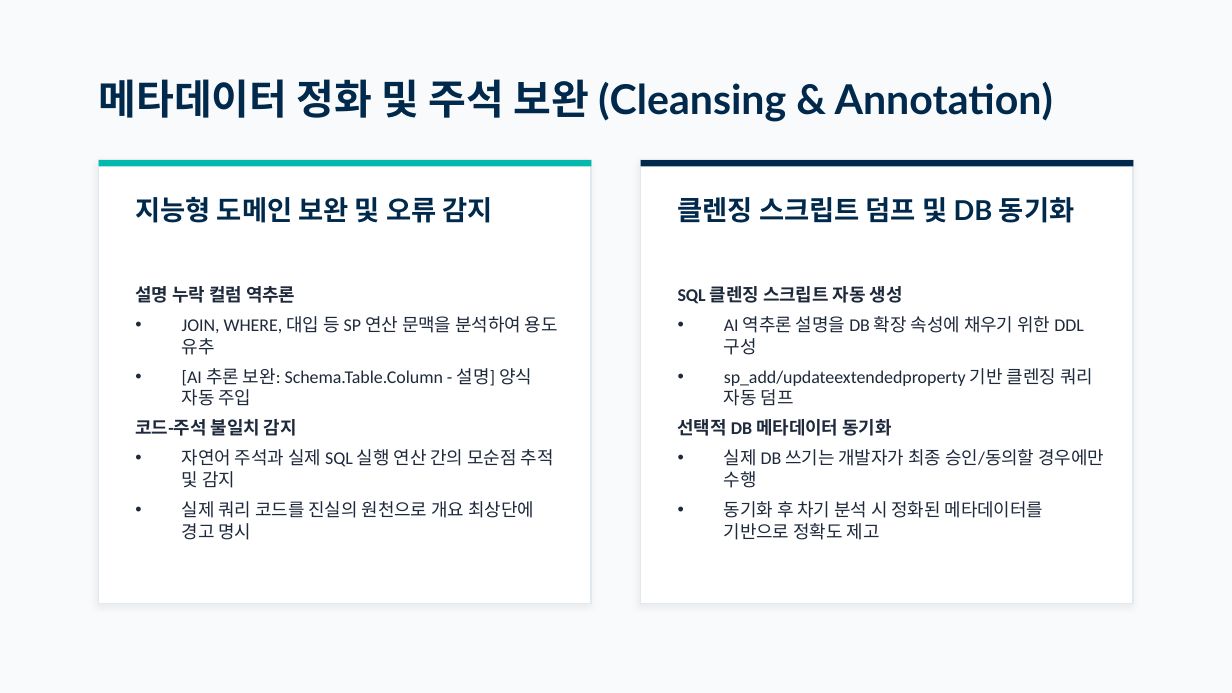
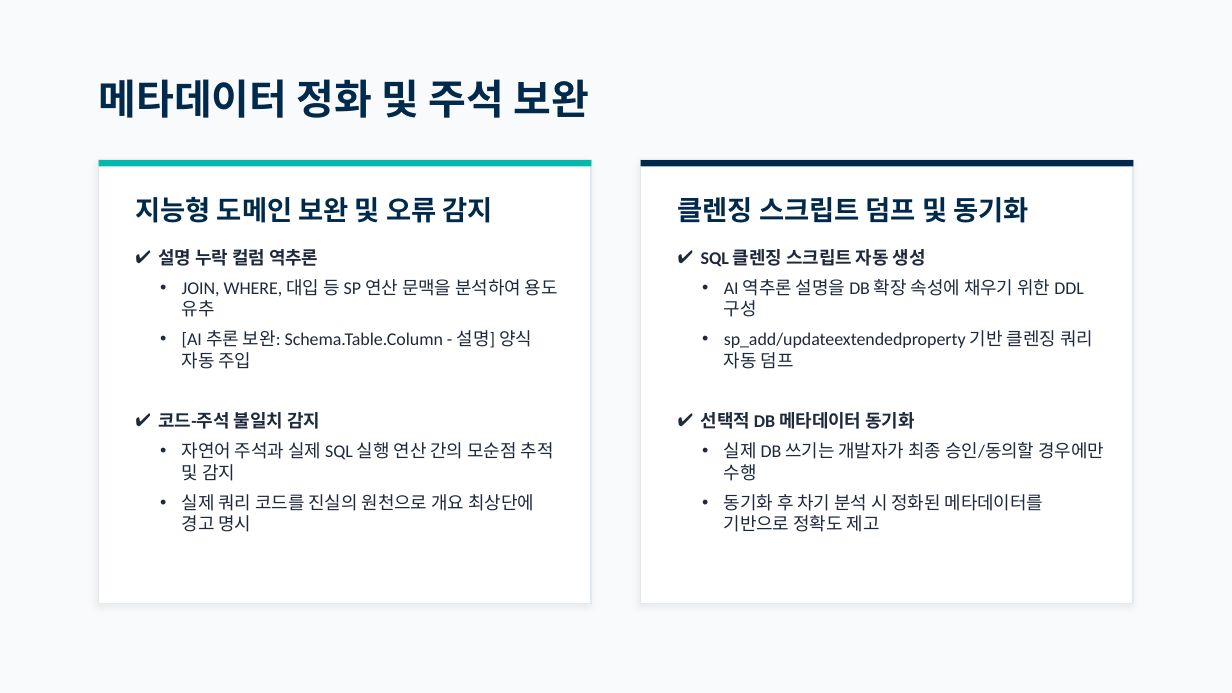
Before and after one commit to moondae815/sp-reverse-engineering, a slide deck: slide 7 of docs/ReSet_Presentation.pptx. Drawn at 1232x693 pixels with LibreOffice and Linux fonts; fonts in the diff are those of the drawing. Boxes give left, top, right and bottom in pixels: in the first picture for what was removed or moved away, otherwise in the second. Text is boxed around its words. In the diff, an @@ line names an element or a change of style, - is before the commit and + after.

```diff
--- a/docs/ReSet_Presentation.pptx
+++ b/docs/ReSet_Presentation.pptx
@@ text at box(99, 79, 590, 118): text changed @@
-메타데이터 정화 및 주석 보완 (Cleansing & Annotation)
+메타데이터 정화 및 주석 보완
@@ text at box(678, 197, 1028, 223): text changed @@
-클렌징 스크립트 덤프 및 DB 동기화
+클렌징 스크립트 덤프 및 동기화
@@ text "설명 누락 컬럼 역추론" at box(159, 249, 558, 532): bullet none to ✔; less space between paragraphs; indent changed; vertical alignment middle to top @@
@@ text "SQL 클렌징 스크립트 자동 생성" at box(701, 249, 1104, 532): bullet none to ✔; less space between paragraphs; indent changed; vertical alignment middle to top @@
```
Also in this commit, not shown: 9 other slides changed.
